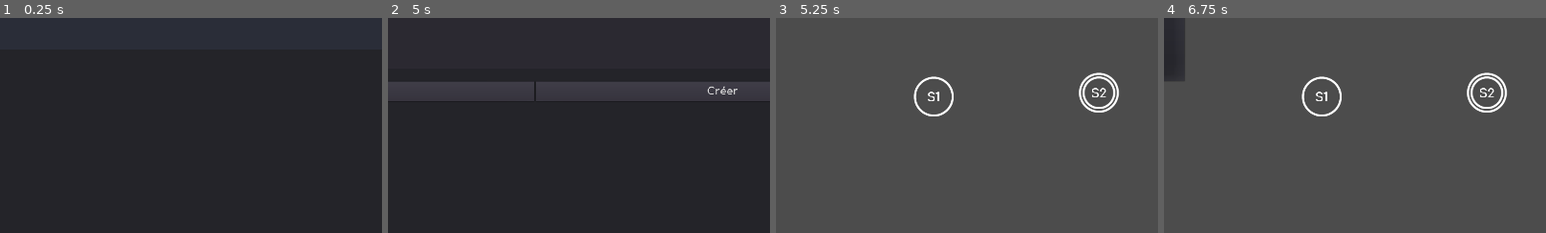
Above: before the commit, frames 1-4 (left to right).
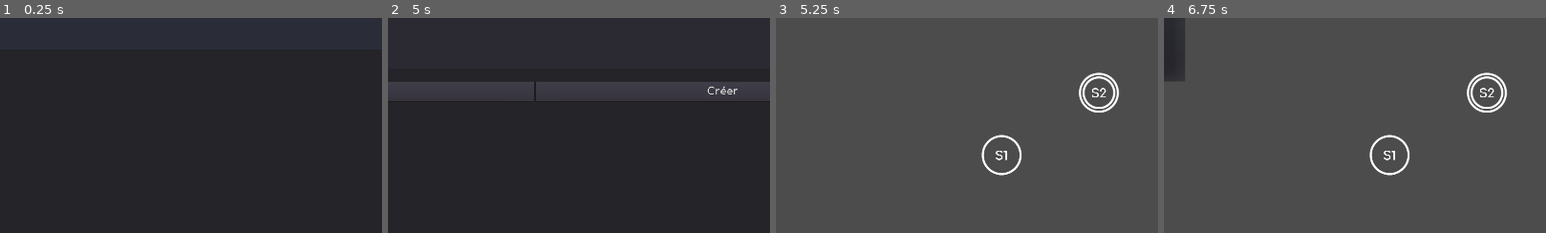
Above: after the commit, the same moments.

Repository: RedaMorsli/Automates
Game: Godot game, scene res://src/activities/MainMenu.tscn
Same seed, same stepped clock (60 frames per second), same inputs: the game is played once before the commit and once after it.
Inputs (mouse positions are % of the whole screen's width and height, from its top left):
- Up to frame 1 (0.25 s): no input
- Up to frame 2 (5 s): click (98, 5) at 0.5 s; click (58, 4) at 1.27 s; type "12" at 1.35 s; click "Nom de l'automate'" at 2 s; click "Editer" at 2.75 s; click "Annuler" at 3.5 s; click (98, 5) at 4.25 s
- Up to frame 3 (5.25 s): click "Créer" at 5 s
- Up to frame 4 (6.75 s): click "Automate" at 5.75 s; click "Opérations" at 6.5 s
The pictures show only the part of the screen within x 31-81%, y 15-65%; the shares and areas given below are measured in that part.

Frames 1-2 are identical in both runs. In frame 3, 0.9% of the frame differs, in the area x 36-65%, y 27-74%; in frame 4, 0.9%.

Commit message:
Edit link

Diff:
--- a/src/activities/EditAutomate.gd
+++ b/src/activities/EditAutomate.gd
@@ -65,9 +65,23 @@
 
 
 func _on_NewLinkDialog_confirmed():
-	var new_instruction = Instruction.instance()
 	var debut = $Popups/NewLinkDialog/VBoxContainer/HBoxContainer2/EtatDebut.selected
 	var fin = $Popups/NewLinkDialog/VBoxContainer/HBoxContainer3/EtatFin.selected
-	new_instruction.etat_debut = $Etats.get_child(debut)
-	new_instruction.etat_fin = $Etats.get_child(fin)
-	$Instructions.add_child(new_instruction)
+	var mot = $Popups/NewLinkDialog/VBoxContainer/HBoxContainer4/Mot.text
+	var etat_debut =  $Etats.get_child(debut)
+	var etat_fin = $Etats.get_child(fin)
+
+	var new_instruction = _ins_exists(etat_debut, etat_fin)
+	if  new_instruction == null:
+		new_instruction = Instruction.instance()
+		new_instruction.etat_debut = etat_debut
+		new_instruction.etat_fin = etat_fin
+		$Instructions.add_child(new_instruction)
+
+	new_instruction.mot_lu.append(mot)
+
+func _ins_exists(debut, fin):
+	for	child in $Instructions.get_children():
+		if (child.etat_debut == debut) and (child.etat_fin == fin):
+			return child
+	return null
--- a/src/activities/EditAutomate.tscn
+++ b/src/activities/EditAutomate.tscn
@@ -27,7 +27,7 @@
 initial = true
 
 [node name="Etat2" parent="Visual/Etats" instance=ExtResource( 1 )]
-position = Vector2( 986.996, 363.218 )
+position = Vector2( 1157.52, 509.994 )
 nom = "S1"
 
 [node name="Etat3" parent="Visual/Etats" instance=ExtResource( 1 )]
@@ -192,7 +192,7 @@
 "_edit_use_anchors_": false
 }
 
-[node name="EtatDebut" type="LineEdit" parent="Visual/Popups/NewLinkDialog/VBoxContainer/HBoxContainer4"]
+[node name="Mot" type="LineEdit" parent="Visual/Popups/NewLinkDialog/VBoxContainer/HBoxContainer4"]
 margin_left = 137.0
 margin_right = 259.0
 margin_bottom = 40.0
--- a/src/entities/Etat.gd
+++ b/src/entities/Etat.gd
@@ -7,6 +7,9 @@
 
 signal right_click_etat(etat)
 signal etat_linked(etat_fin)
+
+const white = Color(1, 1, 1, 1)
+const blue = Color(0, 0, 1, 1)
 
 var drag = false
 var drag_start_position
--- a/src/entities/Instruction.gd
+++ b/src/entities/Instruction.gd
@@ -1,18 +1,41 @@
 extends Node2D
 
+#Colors
+const white = Color(1, 1, 1, 1)
+const blue = Color(0, 0, 1, 1)
 
-var etat_debut
-var mot_lu : String
-var etat_fin
+var etat_debut : KinematicBody2D
+var mot_lu = []
+var etat_fin : KinematicBody2D
 
+func _draw():
+	var center = (etat_debut.position + etat_fin.position) / 2
+	var start = etat_debut.position
+	var end = etat_fin.position
+	var start_angle = atan2(start.y - center.y, start.x - center.x)
+	var end_angle = atan2(end.y - center.y, end.x - center.x)
+	var radius = etat_debut.position.distance_to(center)
+	#draw link
+	draw_line(etat_debut.position, etat_fin.position, Color(1, 1, 1, 1), 10)
+	#draw_arc(center, radius, start_angle, end_angle, 32, Color(1, 1, 1, 1), 10)
+
+	#rotate arrow
+	$Arrow.position = center
+	var angle = end.angle_to_point(start)
+	$Arrow.rotation_degrees = rad2deg(angle)
+
+	#draw  word
+	var word = String(mot_lu)
+	draw_string(load("res://assets/fonts/font_button.tres"), Vector2(center.x, center.y - 50), word)
 
 # Called when the node enters the scene tree for the first time.
 func _ready():
 	pass
 
 func _process(delta):
-		$Line2D.set_point_position(0, etat_debut.position)
-		$Line2D.set_point_position(1, etat_fin.position)
+		#$Line2D.set_point_position(0, etat_debut.position)
+		#$Line2D.set_point_position(1, etat_fin.position)
+		update()
 
 func set_etat_fin(etat):
 	etat_fin = etat
@@ -23,3 +46,15 @@
 			$Line2D.remove_point(i)
 	$Line2D.add_point(etat_fin.position)
 	print(etat_debut.nom, etat_fin.nom)
+
+func draw_circle_arc( center, radius, angle_from, angle_to, color ):
+	var nb_points = 32
+	var points_arc = PoolVector2Array()
+
+	for i in range(nb_points+1):
+		var angle_point = angle_from + i*(angle_to-angle_from)/nb_points - 90
+		var point = center + Vector2( cos(deg2rad(angle_point)), sin(deg2rad(angle_point)) ) * radius
+		points_arc.push_back( point )
+
+	for indexPoint in range(nb_points):
+		draw_line(points_arc[indexPoint], points_arc[indexPoint+1], color)
--- a/src/entities/Instruction.tscn
+++ b/src/entities/Instruction.tscn
@@ -1,10 +1,23 @@
-[gd_scene load_steps=2 format=2]
+[gd_scene load_steps=4 format=2]
 
 [ext_resource path="res://src/entities/Instruction.gd" type="Script" id=1]
+[ext_resource path="res://assets/icones/arrow.png" type="Texture" id=2]
+
+[sub_resource type="CircleShape2D" id=1]
+radius = 37.7529
 
 [node name="Instruction" type="Node2D"]
 script = ExtResource( 1 )
 
 [node name="Line2D" type="Line2D" parent="."]
+visible = false
 points = PoolVector2Array( 214.424, 469.511, 1470.54, 472.161 )
 default_color = Color( 1, 1, 1, 1 )
+
+[node name="Arrow" type="KinematicBody2D" parent="."]
+
+[node name="Sprite" type="Sprite" parent="Arrow"]
+texture = ExtResource( 2 )
+
+[node name="CollisionShape2D" type="CollisionShape2D" parent="Arrow"]
+shape = SubResource( 1 )
Binary file added: assets/icones/arrow.png
Not shown, added: assets/icones/arrow.png.import
